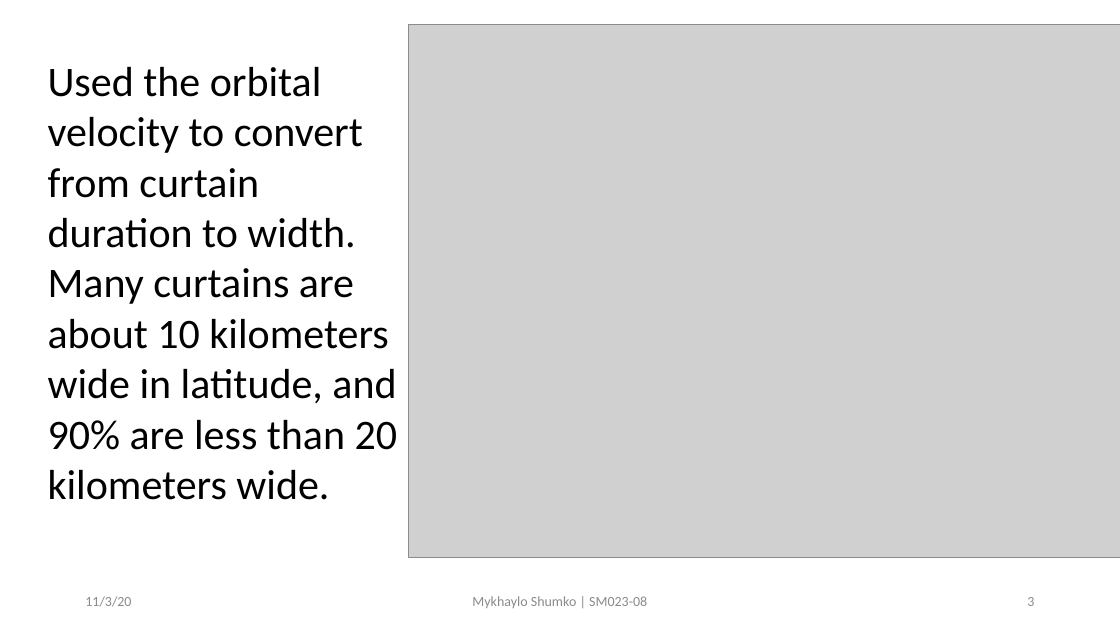
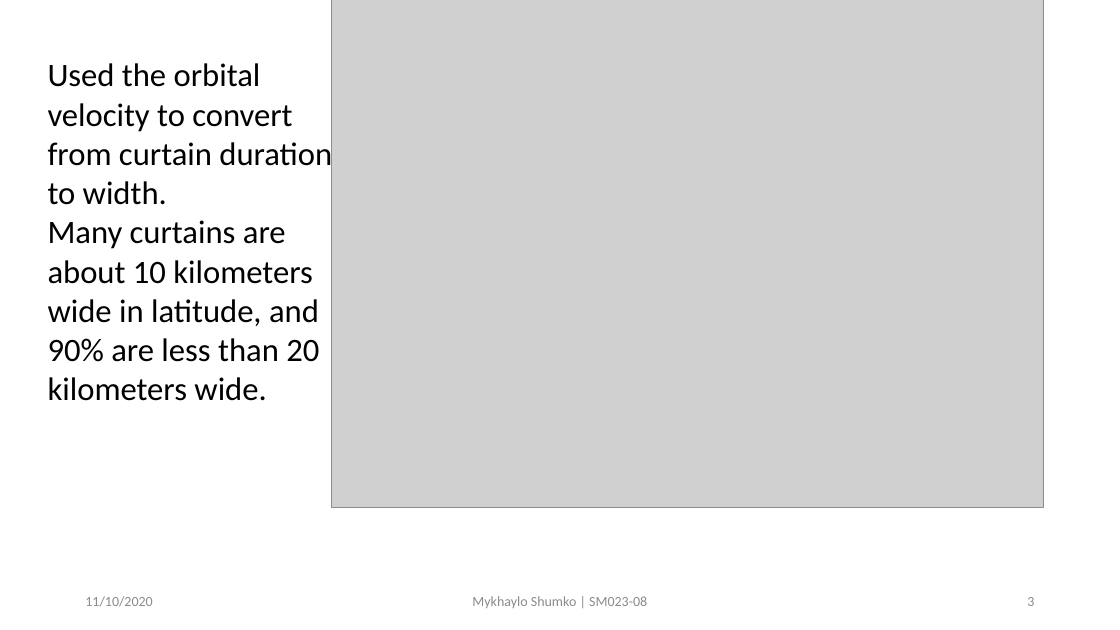
Before and after one commit to mshumko/ac6_curtains, a slide deck: slide 3 of reports/2020_shumko_agu_slides.pptx. Drawn at 1120x630 pixels with LibreOffice and Linux fonts; fonts in the diff are those of the drawing; grey boxes stand for pictures. Boxes give left, top, right and bottom in pixels: in the first picture for what was removed or moved away, otherwise in the second. Text is boxed around its words. In the diff, an @@ line names an element or a change of style, - is before the commit and + after.

Commit message:
Updated the slides: Moved the slide visuals to the

```diff
--- a/reports/2020_shumko_agu_slides.pptx
+++ b/reports/2020_shumko_agu_slides.pptx
@@ picture resized from (x1=408, y1=24, x2=1120, y2=559) to (x1=332, y1=0, x2=1044, y2=507) @@
@@ text "Used the orbital velocity to ..." at (x1=48, y1=63, x2=332, y2=401): size 36 to 28 pt @@
@@ text at (x1=85, y1=596, x2=152, y2=607): text changed @@
-11/3/20
+11/10/2020
```
Also in this commit, not shown: 9 other slides changed.
